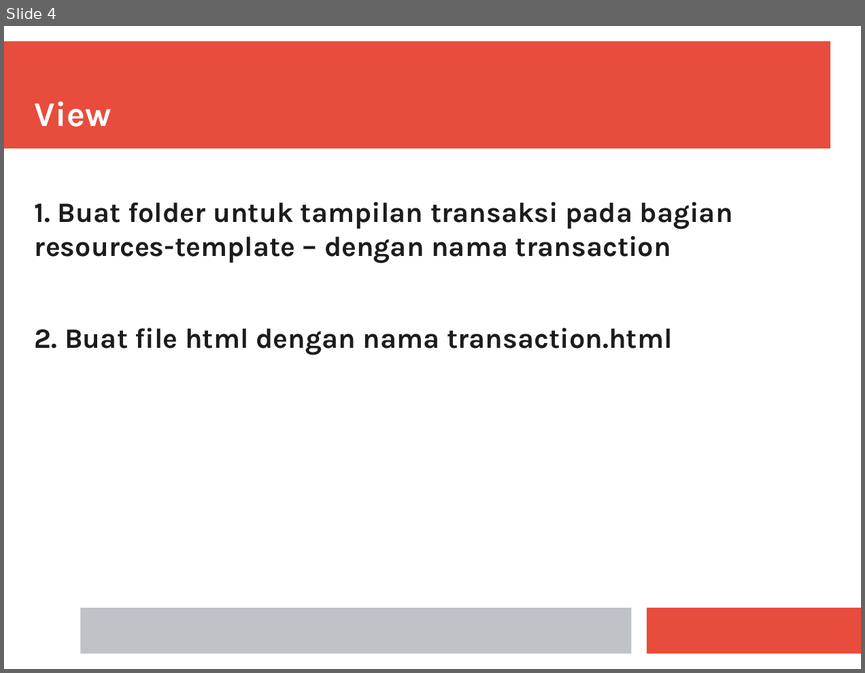
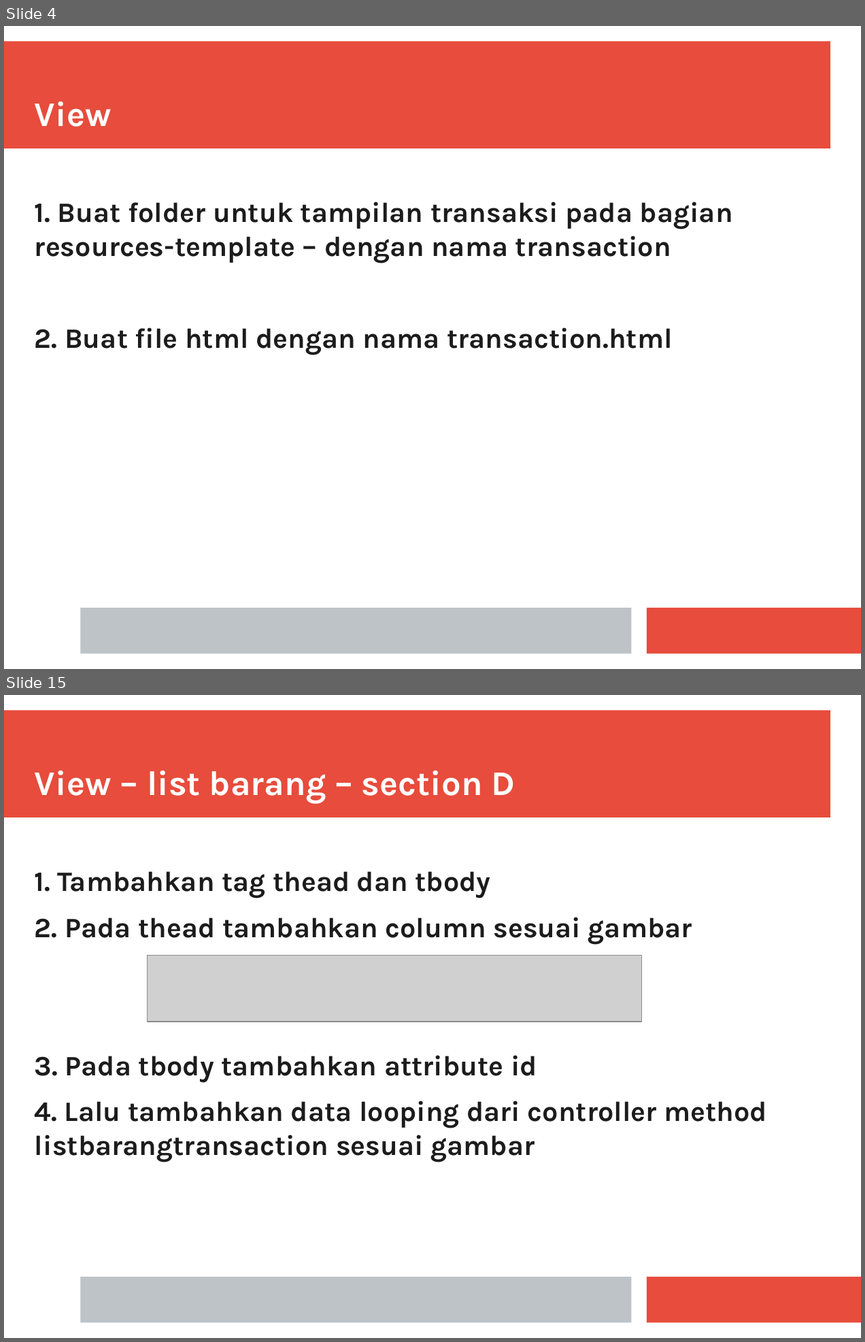
Before and after one commit to farouksyah/javatechnology198, a slide deck: docs/TransactionGuidances.pptx. Shown one above the other, each under a label of ours: slide 4 before the commit, slides 4 and 15 after it; the slides between them are not shown. The pictures are 865x673 and 865x1342 pixels, drawn with LibreOffice and Linux fonts; fonts in the diff are those of the drawing; grey boxes stand for pictures. Boxes give left, top, right and bottom in pixels: in the first picture for what was removed or moved away, otherwise in the second. Text is boxed around its words. In the diff, an @@ line names an element or a change of style, - is before the commit and + after.

Commit message:
update document transaction Section A

```diff
--- a/docs/TransactionGuidances.pptx
+++ b/docs/TransactionGuidances.pptx
@@ slide 15 added at box(4, 695, 861, 1338), background #FFFFFF; not listed: 3 template elements that a slide beside it also shows @@
@@ text added at box(35, 770, 515, 803), 32 pt, text #FFFFFF, bold @@
+View – list barang – section D
@@ text added at box(35, 871, 767, 1162), 26 pt, text #1C1C1C, bold @@
+1. Tambahkan tag thead dan tbody
+2. Pada thead tambahkan column sesuai gambar
+3. Pada tbody tambahkan attribute id
+4. Lalu tambahkan data looping dari controller method listbarangtransaction sesuai gambar
@@ picture added at box(147, 955, 642, 1021) @@
```
Also in this commit, not shown: 1 slide changed, 10 other slides added, 4 slides removed, 1 other file.
